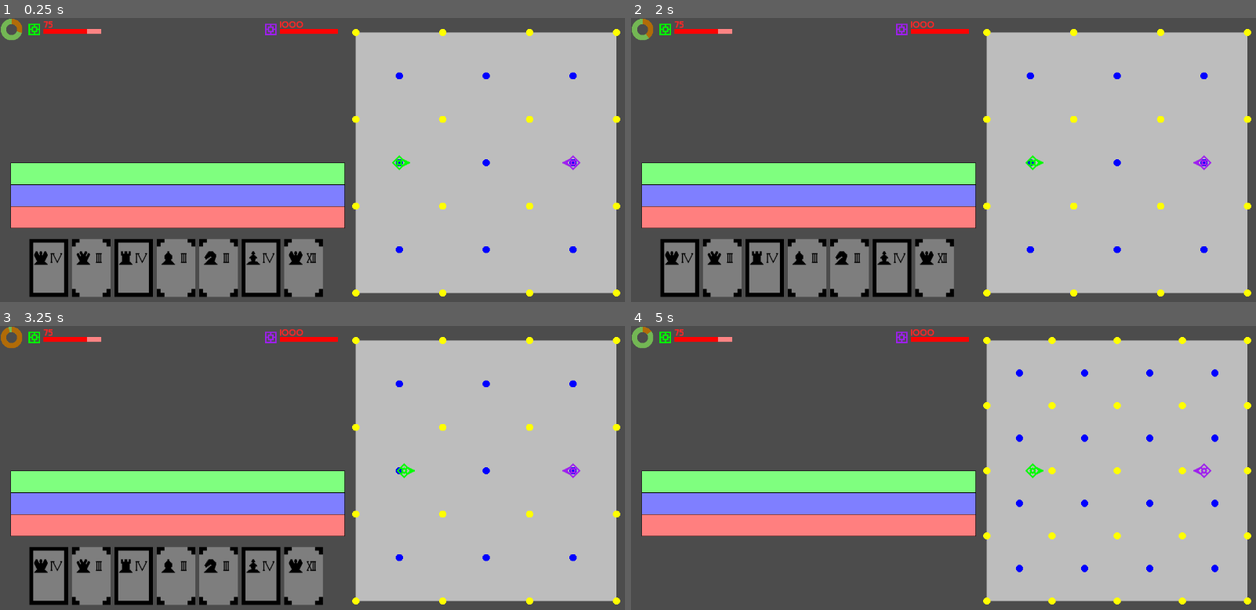
Above: before the commit, frames 1-4 (two rows, left to right).
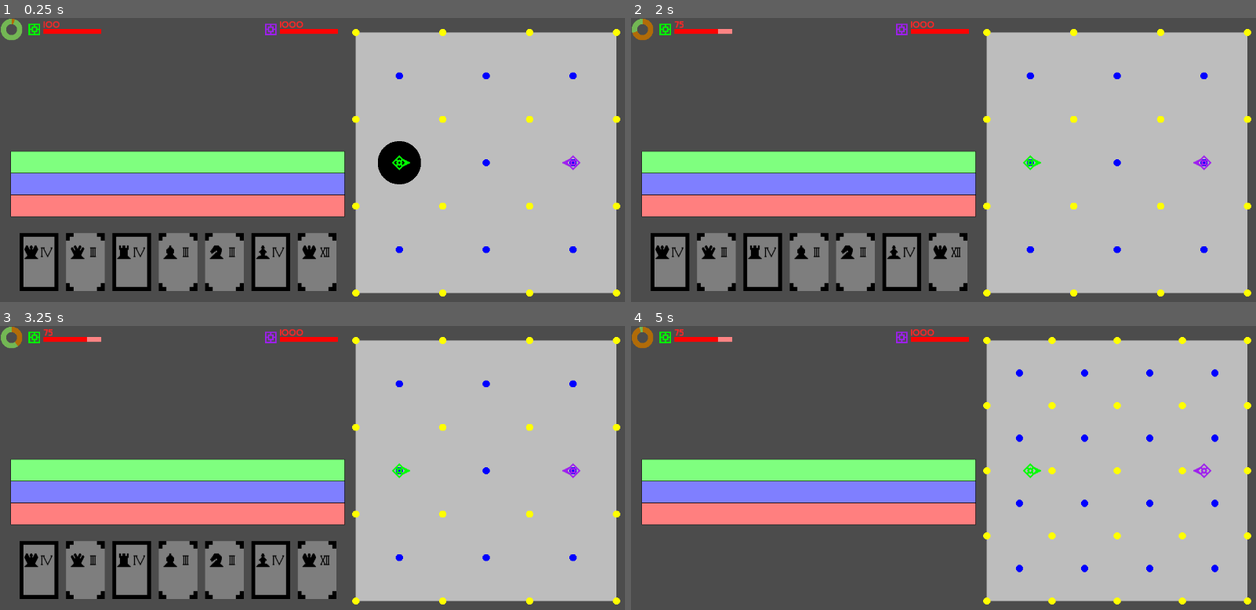
Above: after the commit, the same moments.

Repository: Pe3Hu/kanikani
Game: Godot game, scene res://scenes/Game.tscn
The game is run twice, just before and just after one commit, with the same random seed, the same clock (stepped at 60 frames per second) and the same inputs.
Inputs (mouse positions are in pixels of both pictures, inside the frame that each line leads up to):
- Up to frame 1 (0.25 s): no input
- Up to frame 2 (2 s): click (681, 267) at 0.52 s; tap Enter at 1.25 s; move the mouse to (1081, 148) at 1.27 s; hold D from 1.28 s (still down); tap Q at 1.35 s; click (1081, 148) at 1.42 s; tap E at 1.55 s
- Up to frame 3 (3.25 s): move the mouse to (187, 485) at 2.02 s; release D at 2.03 s; hold S 2.03-2.78 s; tap E at 2.1, 3.05 s; click (187, 485) at 2.17 s; tap Q at 2.3, 2.85 s; move the mouse to (375, 408) at 2.77 s; hold D from 2.78 s (still down); click (375, 408) at 2.92 s
- Up to frame 4 (5 s): move the mouse to (912, 527) at 3.52 s; release D at 3.53 s; hold W 3.53-4.28 s; tap E at 3.6, 4.55 s; click (912, 527) at 3.67 s; tap Q at 3.8 s; move the mouse to (1131, 513) at 4.27 s; hold A from 4.28 s (still down); tap 1 at 4.35 s; click (1131, 513) at 4.42 s

The runs differ from the first frame. In frame 1, 17% of the frame differs, in the area x 1-68%, y 0-99%; in frame 2, 16%; in frame 3, 16%; in frame 4, 9.4%.

Commit message:
update version 0.0054
1. scenes rework

Diff:
--- a/scenes/Act.tscn
+++ b/scenes/Act.tscn
@@ -1,15 +1,21 @@
-[gd_scene load_steps=4 format=2]
+[gd_scene load_steps=5 format=2]
 
 [ext_resource path="res://assets/dancers/dancer_icon_1.png" type="Texture" id=1]
 [ext_resource path="res://assets/effects/move/king.png" type="Texture" id=2]
 [ext_resource path="res://scripts/Act.gd" type="Script" id=3]
+[ext_resource path="res://assets/timeflow/dancer_icon_narrow.png" type="Texture" id=4]
 
 [node name="Act" type="Node2D"]
 script = ExtResource( 3 )
 
 [node name="Dancer" type="Sprite" parent="."]
+visible = false
 texture = ExtResource( 1 )
 
+[node name="Narrow" type="Sprite" parent="."]
+texture = ExtResource( 4 )
+
 [node name="Effect" type="Sprite" parent="."]
+visible = false
 texture = ExtResource( 2 )
 offset = Vector2( 32, 0 )
--- a/scenes/Card.tscn
+++ b/scenes/Card.tscn
@@ -6,32 +6,31 @@
 [ext_resource path="res://assets/cards/access.png" type="Texture" id=4]
 [ext_resource path="res://assets/layers/square/1.png" type="Texture" id=5]
 
-[node name="Card" type="Node2D"]
+[sub_resource type="RectangleShape2D" id=1]
+extents = Vector2( 39.5, 59.5 )
+
+[node name="Card" type="Area2D"]
 script = ExtResource( 1 )
-
-[node name="TextureButton" type="TextureButton" parent="."]
-margin_right = 80.0
-margin_bottom = 120.0
 
 [node name="Background" type="Sprite" parent="."]
 texture = ExtResource( 3 )
-centered = false
 
 [node name="Border" type="Sprite" parent="."]
 texture = ExtResource( 4 )
-centered = false
 
 [node name="Chesspiece" type="Sprite" parent="."]
 texture = ExtResource( 2 )
-centered = false
-offset = Vector2( 8, 24 )
+offset = Vector2( -16, -20 )
 
 [node name="Layer" type="Sprite" parent="."]
 texture = ExtResource( 5 )
-centered = false
-offset = Vector2( 40, 24 )
+offset = Vector2( 16, -20 )
 
 [node name="Skill" type="Sprite" parent="."]
-centered = false
 
-[connection signal="pressed" from="TextureButton" to="." method="_on_TextureButton_pressed"]
+[node name="CollisionShape2D" type="CollisionShape2D" parent="."]
+shape = SubResource( 1 )
+
+[connection signal="input_event" from="." to="." method="_on_Card_input_event"]
+[connection signal="mouse_entered" from="." to="." method="_on_Card_mouse_entered"]
+[connection signal="mouse_exited" from="." to="." method="_on_Card_mouse_exited"]
--- a/scripts/Act.gd
+++ b/scripts/Act.gd
@@ -2,27 +2,32 @@
 
 
 func set_sprites(act_):
-	set_dancer(act_.obj.dancer)
-	set_effect(act_)
+	for key in Global.arr.sprite.act:
+		var sprite = get_node(key)
 
-func set_dancer(dancer_):
-	var sprite = get_node("Dancer")
-	sprite.modulate = dancer_.color.background
+		match key:
+			"Dancer":
+				sprite.modulate = act_.obj.dancer.color.background
+			"Narrow":
+				sprite.modulate = act_.obj.dancer.color.background
+			"Effect":
+				var path = "res://assets/effects/"
+				var name_ = ".png"
 
-func set_effect(act_):
-	var sprite = get_node("Effect")
-	var path = "res://assets/effects/"
-	var name_ = ".png"
+				match act_.obj.effect.word.content:
+					"rotate":
+						name_ = act_.obj.effect.word.content+name_
+					"move":
+						path += act_.obj.effect.word.content+"/"
+						name_ = act_.obj.pas.word.chesspiece+name_
 
-	match act_.obj.effect.word.content:
-		"rotate":
-			name_ = act_.obj.effect.word.content+name_
-		"move":
-			path += act_.obj.effect.word.content+"/"
-			name_ = act_.obj.pas.word.chesspiece+name_
+				var texture = ImageTexture.new()
+				var image = Image.new()
+				image.load(path+name_)
+				texture.create_from_image(image)
+				sprite.texture = texture
 
-	var texture = ImageTexture.new()
-	var image = Image.new()
-	image.load(path+name_)
-	texture.create_from_image(image)
-	sprite.texture = texture
+func switch_narrow():
+	for key in Global.arr.sprite.act:
+		var sprite = get_node(key)
+		sprite.visible = !sprite.visible
--- a/scripts/Card.gd
+++ b/scripts/Card.gd
@@ -1,12 +1,15 @@
-extends Node2D
+extends Area2D
 
 
 var obj = {}
 
+func _ready() -> void:
+	self.connect("mouse_entered", self, "_on_Card_mouse_entered")
+
 func set_spirtes(pas_):
 	obj.pas = pas_
 
-	for key in Global.arr.card:
+	for key in Global.arr.sprite.card:
 		var sprite = get_node(key)
 		var path = "res://assets/"
 		var name_ = ".png"
@@ -23,7 +26,6 @@
 			"Border":
 				path = path+"cards/"
 				name_ = pas_.word.border+name_
-				print(path,name_)
 
 		var texture = ImageTexture.new()
 		var image = Image.new()
@@ -32,12 +34,24 @@
 		sprite.texture = texture
 
 func get_size():
-	var size = get_node("TextureButton").rect_size*scale
+	#var size = get_node("CollisionShape2D").position*2*scale
+	var size = Vector2(80,120)
+	var shape = get_node("CollisionShape2D").get_shape()
+	print(shape)
 	return size
 
-func _on_TextureButton_pressed():
+func _on_Card_mouse_entered():
 	if obj.pas.word.border == "access":
-		Global.obj.easel.obj.current.pas = obj.pas
-		Global.set_square_layer(obj.pas.num.layer)
-		Global.obj.ballroom.get_dots_by_pas()
-		Global.obj.ballroom.obj.current.dot = null
+		scale = Vector2(Global.num.card.zoom,Global.num.card.zoom)
+
+func _on_Card_mouse_exited():
+	if obj.pas.word.border == "access":
+		scale = Vector2(1,1)
+
+func _on_Card_input_event(viewport, event, shape_idx):
+	if (event is InputEventMouseButton && event.pressed):
+		if obj.pas.word.border == "access":
+			Global.obj.easel.obj.current.pas = obj.pas
+			Global.set_square_layer(obj.pas.num.layer)
+			Global.obj.ballroom.get_dots_by_pas()
+			Global.obj.ballroom.obj.current.dot = null
--- a/scripts/Classes_0.gd
+++ b/scripts/Classes_0.gd
@@ -234,6 +234,12 @@
 					obj.current.dot = dot
 					return
 
+	func check_borderline(mouse_):
+		var offset = Global.vec.ballroom.offset
+		var x = offset.x <= mouse_.x && offset.x+Global.num.ballroom.l >= mouse_.x
+		var y = offset.y <= mouse_.y && offset.y+Global.num.ballroom.l >= mouse_.y
+		return x && y
+
 class Sorter:
 	static func sort_ascending(a, b):
 		if a.value < b.value:
--- a/scripts/Classes_1.gd
+++ b/scripts/Classes_1.gd
@@ -350,11 +350,13 @@
 				return
 
 	func set_target_dot(position_):
+		Global.obj.timeflow.clean_temp()
 		obj.ballroom.find_nearest_dot(position_)
 
 		if obj.ballroom.obj.current.dot != null:
 			if obj.ballroom.arr.end.has(obj.ballroom.obj.current.dot):
 				Global.obj.easel.obj.current.pas.obj.dot = obj.ballroom.obj.current.dot
+				Global.obj.easel.obj.current.pas.preuse()
 			else:
 				obj.ballroom.obj.current.dot = null
 
--- a/scripts/Classes_2.gd
+++ b/scripts/Classes_2.gd
@@ -111,7 +111,7 @@
 		else:
 			return []
 
-	func use():
+	func preuse():
 		var dancer = Global.obj.ballroom.obj.current.dancer
 		dancer.get_angle_by_target(obj.dot)
 
@@ -150,7 +150,6 @@
 			Global.obj.ballroom.obj.current.dot = null
 
 	func check_access():
-		print(Global.obj.ballroom.obj.current.dancer.obj.dot.arr.layer,num.layer)
 		if Global.obj.ballroom.obj.current.dancer.obj.dot.arr.layer.has(num.layer):
 			word.border = "access"
 		else:
@@ -204,7 +203,7 @@
 		update_hand()
 
 	func update_hand():
-		var card_gap = Global.vec.card.size.x+Global.vec.card.size.x*0.1
+		var card_gap = Global.vec.card.size.x*Global.num.card.zoom
 		var position = Global.vec.hand.offset
 		position.x -= float(arr.hand.size())/2*card_gap
 
@@ -221,10 +220,11 @@
 
 		if Global.vec.card.size == null:
 			Global.vec.card.size = pas_.scene.card.get_size()
-			Global.vec.hand.offset.y -= Global.vec.card.size.y
-			Global.vec.timeflow.offset.y -= Global.vec.card.size.y
-
-	func use_card():
+			Global.vec.hand.offset.y -= Global.vec.card.size.y/2*Global.num.card.zoom
+			Global.vec.hand.offset.x += Global.vec.card.size.x/2*Global.num.card.zoom
+			Global.vec.timeflow.offset.y -= Global.vec.card.size.y*Global.num.card.zoom
+
+	func preuse_card():
 		if obj.current.pas != null:
 			if obj.current.pas.obj.dot != null:
-				obj.current.pas.use()
+				obj.current.pas.preuse()
--- a/scripts/Classes_3.gd
+++ b/scripts/Classes_3.gd
@@ -7,32 +7,39 @@
 	var obj = {}
 
 	func _init(input_):
-		num.value = input_.value
+		num.value = {}
+		num.value.max = input_.value
+		num.value.current = input_.value
 		word.cast = input_.cast
 		word.content = input_.content
 		obj.subject = input_.subject
 		obj.object = input_.object
 
 		match word.content:
-			"rotate":
-				num.value *= Global.obj.timeflow.num.delta
 			"move":
-				num.value *= Global.obj.timeflow.num.delta
 				obj.object.obj.dot.obj.dancer = null
 				obj.object.obj.dot = null
-				pass
+
+	func update_value():
+
+		match word.content:
+			"rotate":
+				num.value.current = Global.obj.timeflow.num.delta*num.value.max
+			"move":
+				num.value.current = Global.obj.timeflow.num.delta*num.value.max
 
 	func apply():
+		update_value()
 #		dict.effect.cast = ["stream","splash"]
 #		dict.effect.content = ["rotate","move","damage","heal","instigate","buff","debuff"]
 		match word.content:
 			"rotate":
 				var angle = obj.object.num.angle.target-obj.object.num.angle.current
-				var step = float(min(num.value,abs(angle)))*sign(angle)
+				var step = float(min(num.value.current,abs(angle)))*sign(angle)
 				obj.object.rotate_by(step)
 			"move":
 				var d = obj.object.vec.position.distance_to(obj.act.obj.pas.obj.dot.vec.position)
-				var step = float(min(num.value,d))
+				var step = float(min(num.value.current,d))
 				obj.object.move_by(step)
 
 class Act:
@@ -41,6 +48,7 @@
 	var obj = {}
 	var color = {}
 	var scene = {}
+	var flag = {}
 
 	func _init(input_):
 		obj.cord = input_.cord
@@ -56,6 +64,7 @@
 		vec.position = input_.position
 		num.r = Global.num.ballroom.a/4
 		color.current = Color.white
+		flag.temp = true
 		init_scenes()
 
 	func init_scenes():
@@ -73,17 +82,27 @@
 		scene.act.position = vec.position
 
 	func die():
-		if obj.effect.word.cast == "splash":
-			obj.effect.apply()
-
-		if obj.effect.word.content == "move":
-			obj.dancer.vec.position = obj.pas.obj.dot.vec.position
-			obj.dancer.set_dot()
-		#print(obj.dancer.vec.eye)
+		if !flag.temp:
+			if obj.effect.word.cast == "splash":
+				obj.effect.apply()
+
+			if obj.effect.word.content == "move":
+				obj.dancer.vec.position = obj.pas.obj.dot.vec.position
+				obj.dancer.set_dot()
+
 		var pause = obj.cord.dict.pause[num.end]
 		pause.erase(self)
-		#Global.node.Acts.queue_free(scene.act)
-		scene.act.queue_free()
+
+		if scene.act != null:
+			scene.act.queue_free()
+			scene.act = null
+
+		for timeline in Global.obj.timeflow.arr.timeline:
+			if timeline.act == self:
+				Global.obj.timeflow.arr.timeline.erase(self)
+
+		if Global.obj.timeflow.arr.timeline.size() == 0:
+			Global.obj.timeflow.flag.stop = true
 
 class Cord:
 	var word = {}
@@ -153,12 +172,15 @@
 	var dict = {}
 	var arr = {}
 	var obj = {}
+	var flag = {}
 
 	func _init():
 		num.time = {}
 		num.time.current = 0
 		num.shift = Global.num.dent.x
 		arr.timeline = []
+		flag.narrow = false
+		flag.stop = true
 		init_cords()
 		init_dents()
 
@@ -198,7 +220,7 @@
 		num.delta = delta_
 		var timeskip = delta_
 
-		if arr.timeline.size() > 0:
+		if arr.timeline.size() > 0 && !flag.stop:
 			var time = get_closest_act().value
 
 			if time < delta_+num.time.current:
@@ -235,3 +257,20 @@
 		data_.begin = num.time.current+data_.delay
 		data_.end = num.time.current+data_.time+data_.delay
 		dict.cord[data_.cord].add_act(data_)
+
+	func shift_act_sprites():
+		flag.narrow = !flag.narrow
+
+		for timeline in arr.timeline:
+			if flag.narrow:
+				timeline.act.switch_narrow()
+
+	func clean_temp():
+		for timeline in arr.timeline:
+			if timeline.act.flag.temp:
+				timeline.act.die()
+
+	func fix_temp():
+		for timeline in arr.timeline:
+			if timeline.act.flag.temp:
+				timeline.act.flag.temp = false
--- a/scripts/Game.gd
+++ b/scripts/Game.gd
@@ -11,48 +11,46 @@
 	if event is InputEventMouseButton:
 		if Global.flag.click:
 			if Global.obj.keys().has("ballroom"):
-				if Global.obj.keys().has("easel"):
-					if Global.obj.easel.obj.current.pas != null:
-						if Global.obj.ballroom.obj.current.dancer != null:
-							var position = get_viewport().get_mouse_position()
-							Global.obj.ballroom.obj.current.dancer.set_target_dot(position)
+				var mouse = get_viewport().get_mouse_position()
+
+				if Global.obj.ballroom.check_borderline(mouse):
+					if Global.obj.keys().has("easel"):
+						if Global.obj.easel.obj.current.pas != null:
+							if Global.obj.ballroom.obj.current.dancer != null:
+								Global.obj.ballroom.obj.current.dancer.set_target_dot(mouse)
 
 			Global.flag.click = !Global.flag.click
 		else:
 			Global.flag.click = !Global.flag.click
 	if event is InputEventKey:
-		if event.pressed and event.scancode == KEY_D:
-			var team = "champion"
-			var step = Vector2(5,0)
-			Global.obj.ballroom.shift_troupe(team,step)
-		if event.pressed and event.scancode == KEY_A:
-			var team = "champion"
-			var step = Vector2(-5,0)
-			Global.obj.ballroom.shift_troupe(team,step)
 		if event.pressed and event.scancode == KEY_S:
 			Global.obj.ballroom.find_nearest_dot(get_viewport().get_mouse_position())
 		if event.pressed and event.scancode == KEY_W:
 			Global.set_square_layer(null)
 		if event.pressed and event.scancode == KEY_Q:
-			Global.flag.timeflow = !Global.flag.timeflow
+			Global.obj.timeflow.flag.stop = !Global.obj.timeflow.flag.stop
 		if event.pressed and event.scancode == KEY_E:
-			 Global.obj.easel.use_card()
+			 Global.obj.easel.preuse_card()
+		if event.pressed and event.scancode == KEY_A:
+			 Global.obj.timeflow.fix_temp()
 
 		if event.pressed and event.scancode == KEY_1:
 			Global.node.Hand.visible = !Global.node.Hand.visible
 
 func _process(delta):
-	if Global.flag.timeflow:
-		Global.obj.timeflow.tick(delta)
+	if Global.obj.keys().has("timeflow"):
+		if !Global.obj.timeflow.flag.stop:
+			Global.obj.timeflow.tick(delta)
 
-		if Global.obj.keys().has("ballroom"):
-			for exam in Global.obj.ballroom.arr.exam:
-				exam.obj.challenge.tick()
+			if Global.obj.keys().has("ballroom"):
+				for exam in Global.obj.ballroom.arr.exam:
+					exam.obj.challenge.tick()
 	#print(delta,"FPS " + String(Engine.get_frames_per_second()))
 
 func _on_Timer_timeout():
-	if Global.flag.timeflow:
-		Global.node.TimeBar.value += 1
+	if Global.obj.keys().has("timeflow"):
+		if !Global.obj.timeflow.flag.stop:
+			Global.node.TimeBar.value += 1
 
-		if Global.node.TimeBar.value >= Global.node.TimeBar.max_value:
-			Global.node.TimeBar.value -= Global.node.TimeBar.max_value
+			if Global.node.TimeBar.value >= Global.node.TimeBar.max_value:
+				Global.node.TimeBar.value -= Global.node.TimeBar.max_value
--- a/scripts/Global.gd
+++ b/scripts/Global.gd
@@ -50,6 +50,9 @@
 	num.dent.width = 0.1
 	num.dent.weight = 1
 	num.dent.n = 10
+
+	num.card = {}
+	num.card.zoom = 1.2
 
 	dict.r = {
 		"circle": [num.ballroom.a]
@@ -155,7 +158,10 @@
 	arr.chesspiece = ["king","queen","rook","bishop","knight","pawn"]
 	arr.pas = ["left rotate","right rotate","move forward"]
 	arr.cord = ["slow","standart","fast"]
-	arr.card = ["Chesspiece","Layer","Skill","Border"]
+
+	arr.sprite = {}
+	arr.sprite.card = ["Chesspiece","Layer","Skill","Border"]
+	arr.sprite.act = ["Dancer","Effect","Narrow"]
 
 func init_scene():
 	scene.dancer = {}
@@ -176,7 +182,6 @@
 func init_flag():
 	flag.click = false
 	flag.stop = false
-	flag.timeflow = true
 
 func init_vec():
 	vec.ballroom = {}
Binary file added: assets/timeflow/dancer_icon_narrow.png
Not shown, added: assets/timeflow/dancer_icon_narrow.png.import
Not shown: 1 places in scenes/Card.tscn that only renumber resources
